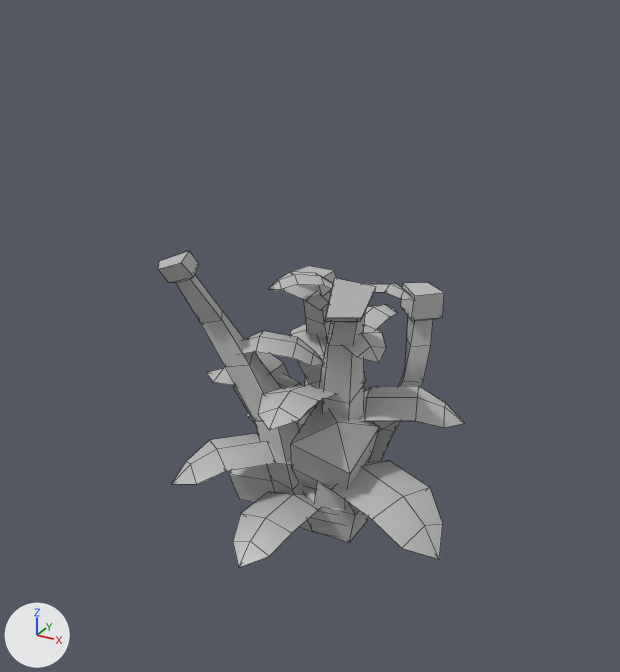
An edit to the FBX model Firekeeper/Assets/3D Assets/Environment assets/clutter.fbx, drawn before and after from the same camera.
Both versions are drawn from a 50 mm lens placed at (1.77, -3.43, 2.72), pointed at (-0.04, -0.15, 1.08). The lights are fixed; the arrows at lower left show +X, +Y and +Z. Mesh edges are drawn as thin lines. Where no turn or scale is listed for an object, it has been applied to the vertices.

In view in the first picture: 'plant01', 'plant02', 'rocks01'.
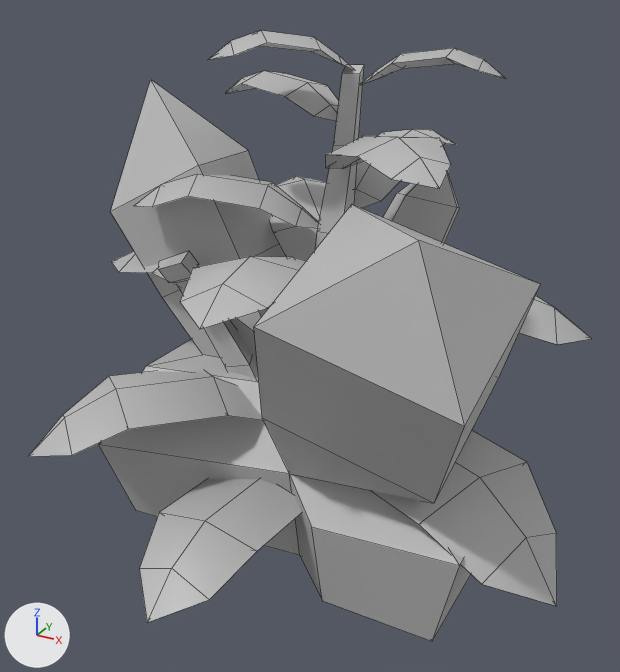
Changed parts and their boxes [x1, y1, x2, y2] in the pictures (620 x 672 px):
'rocks01', mesh rescaled, moved (193% wider, 193% taller)
    before: [229, 352, 379, 543]
    after: [99, 79, 540, 641]
'plant02', reshaped (92% wider, 101% taller)
    before: [172, 272, 464, 567]
    after: [29, 30, 591, 623]
'plant01', unchanged, covered by the edit
    before: [158, 251, 444, 534]
    after: [158, 251, 258, 379]

The change, as a list of edits to the scene's bpy script:
```text
Change me_mesh_001:
    where me_mesh_001.from_pydata(...)  # 61 vertices, 65 faces; spans x -0.565..0.299, y -0.39..0.449, z 0.007..0.868
    used by ob_rocks01; location = (0.0, 0.0, 0.0)
    me_mesh_001 part 1: the whole mesh is scaled about its middle by 2.5, then moved by (0.104, 0.044, 0.656)
Change me_mesh_002:
    where me_mesh_002.from_pydata(...)  # 268 vertices, 266 faces; spans x -0.744..0.733, y -0.733..0.685, z 0.0..1.363
    used by ob_plant02; location = (0.0, -0.026, 0.0)
    me_mesh_002 part 2: the whole mesh is multiplied about the mesh origin by the matrix ((1.794, 0.0, 0.0), (0.0, 1.794, 0.0), (0.0, 0.0, 1.794))
Change ob_rocks01:
    ob_rocks01.location: (0.0, 0.0, 0.0) -> (0.0, -0.163, 0.0)
```
